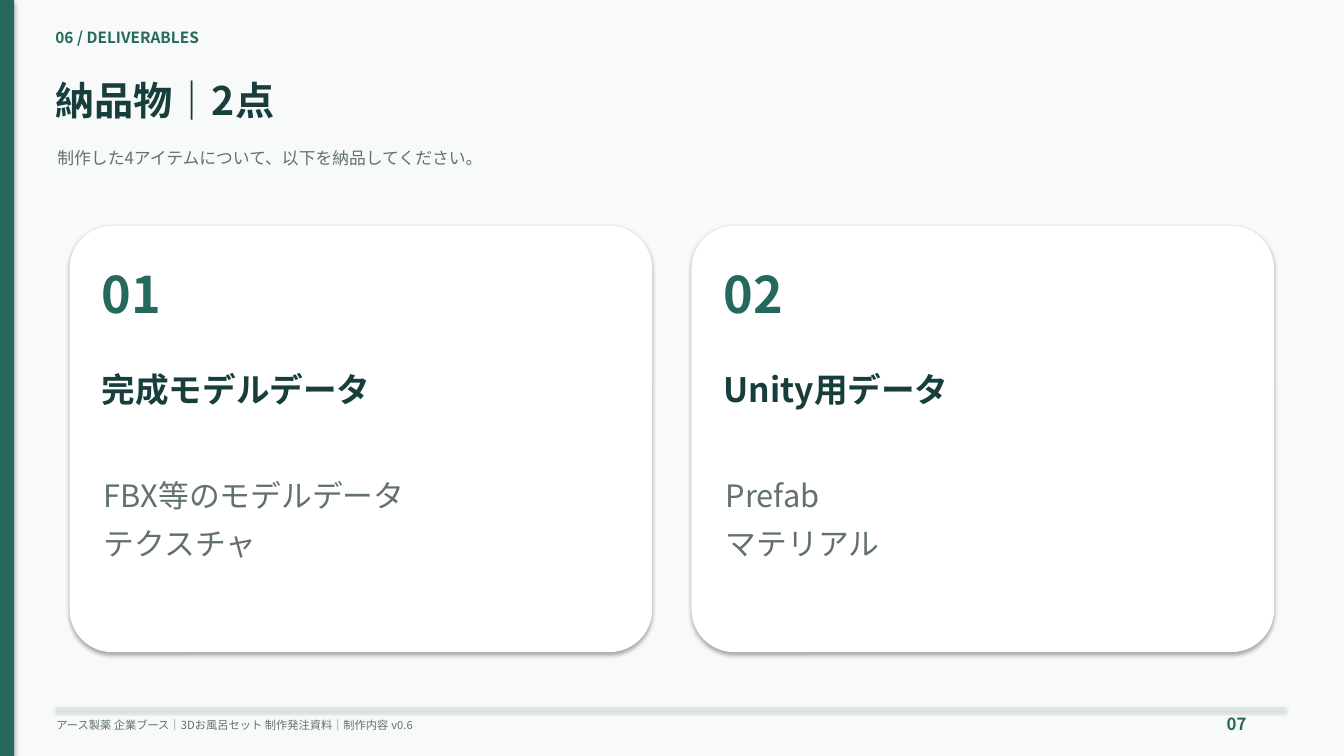
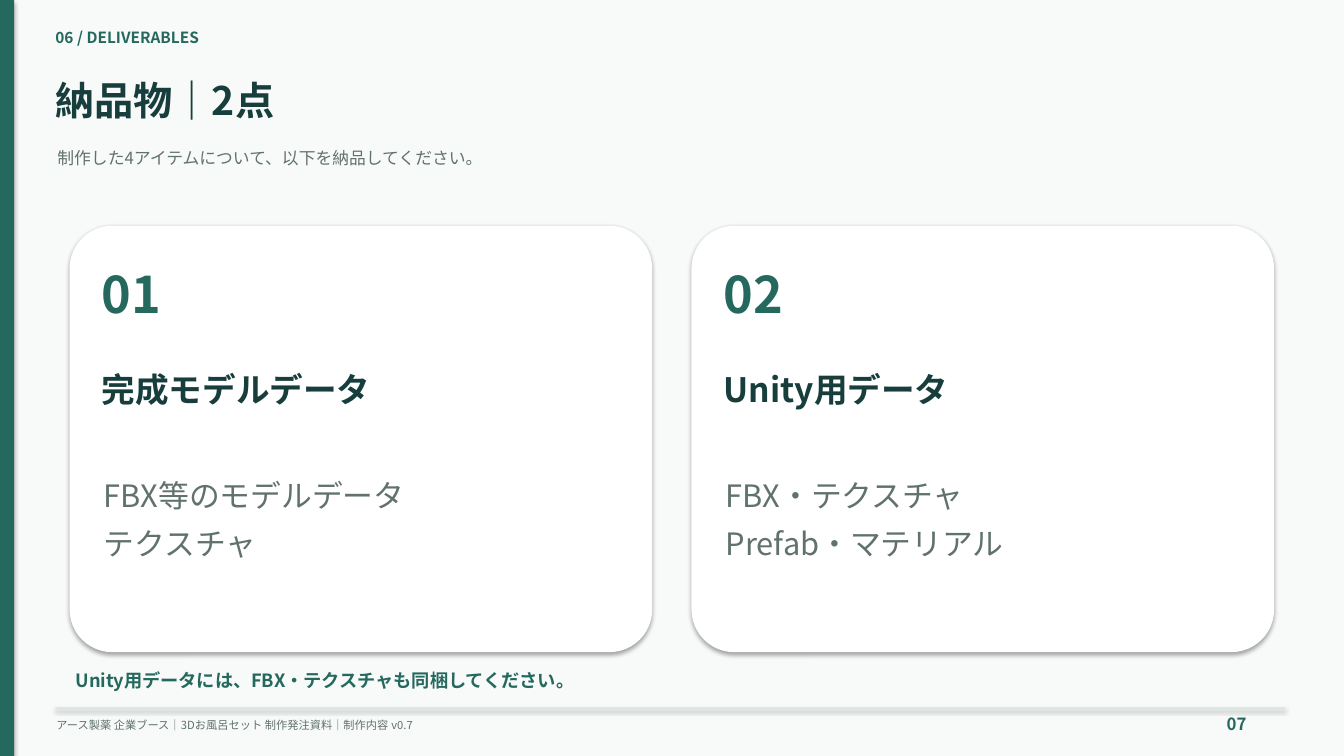
Before and after one commit to morishihikky/cordex, a slide deck: slide 7 of documents/slides/bath-set-production-slides.pptx. Drawn at 1344x756 pixels with LibreOffice and Linux fonts; fonts in the diff are those of the drawing. Boxes give left, top, right and bottom in pixels: in the first picture for what was removed or moved away, otherwise in the second. Text is boxed around its words. In the diff, an @@ line names an element or a change of style, - is before the commit and + after.

```diff
--- a/documents/slides/bath-set-production-slides.pptx
+++ b/documents/slides/bath-set-production-slides.pptx
@@ text at (726, 482, 1004, 557): text changed @@
-Prefab
-マテリアル
+FBX・テクスチャ
+Prefab・マテリアル
@@ text added at (76, 671, 575, 691), 13 pt, text #24685E, bold @@
+Unity用データには、FBX・テクスチャも同梱してください。
@@ text at (56, 719, 412, 730): text changed @@
-アース製薬 企業ブース｜3Dお風呂セット 制作発注資料｜制作内容 v0.6
+アース製薬 企業ブース｜3Dお風呂セット 制作発注資料｜制作内容 v0.7
```
Also in this commit, not shown: 7 other slides changed, 12 other files.
